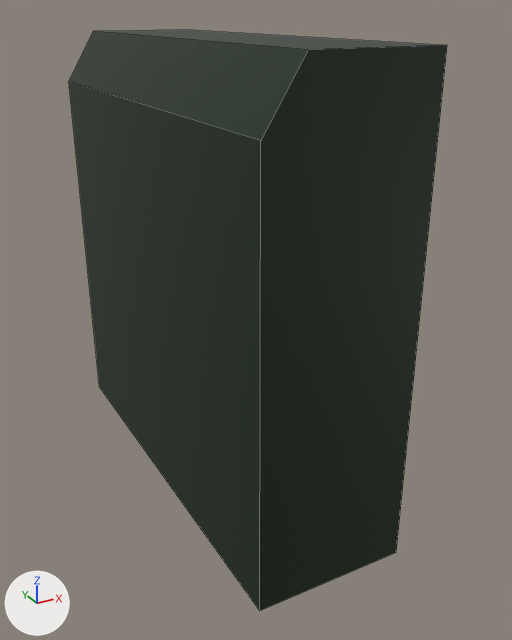
Before and after pictures for a commit that changed the Blender file platformer/assets/models/piston_frame.blend.
Rendered twice from a 50 mm camera at (-0.662, -1.39, 0.552) aimed at (0.052, -0.092, -0.097). The lights are fixed; the arrows at lower left show +X, +Y and +Z. Mesh edges are drawn as thin lines.

Script lines for the objects in view, before the commit:
```python
mat_material_001 = principled_material('Material.001')
mat_material_001.base_color = (0.00461, 0.0204, 0.00396)  # black #0f270d
me_cube_002 = bpy.data.meshes.new('Cube.002')
me_cube_002.from_pydata(...)  # 10 vertices, 7 faces; spans x -0.165..0.165, y -0.5..0.5, z -0.5..0.5
me_cube_002.materials.append(mat_material_001)  # black #0f270d
ob_cube = bpy.data.objects.new('Cube', me_cube_002)
ob_cube.location = (0.0, 0.0, 0.0)
```
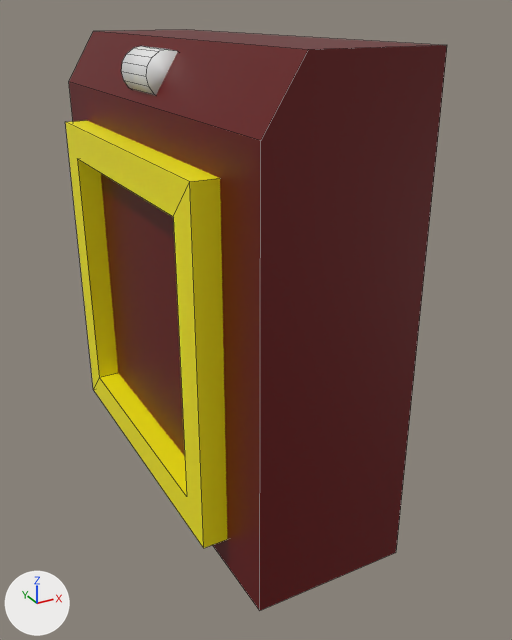
ob_cube_002 is not drawn itself; it is used by a modifier of ob_cube_001.

Boxes [x1, y1, x2, y2] around the edits, measured in the pictures (512 x 640 px):
'Cube', recoloured
    both: [69, 30, 447, 611]
'Cube.001', added (yellow)
    after: [65, 120, 227, 548]
'Cylinder', added
    after: [121, 46, 178, 95]

What changed in the scene script:
```text
Change mat_material_001:
    mat_material_001.base_color: (0.00461, 0.0204, 0.00396) -> (0.13, 0.0, 0.0)  # black #0f270d -> dark red #650000
Add mat_yellow:
    mat_yellow = principled_material('Yellow')
    mat_yellow.base_color = (1.0, 0.901, 0.0)  # yellow #fff400
Add me_cylinder:
    me_cylinder.from_pydata(...)  # a 16-sided cylinder along z spanning x -1.0..1.0, y -1.0..1.0, z -1.0..1.0
    me_cylinder.polygons.foreach_set('use_smooth', [True] * 18)
Add me_cube_001:
    me_cube_001.from_pydata(...)  # a box spanning x -1.0..1.0, y -1.0..1.0, z -1.0..1.0
Add me_cube:
    me_cube.from_pydata(...)  # a box spanning x -1.0..1.0, y -1.0..1.0, z -1.0..1.0
    me_cube.materials.append(mat_yellow)  # yellow #fff400
Add ob_cylinder:
    ob_cylinder = bpy.data.objects.new('Cylinder', me_cylinder)
    ob_cylinder.location = (-0.123, 0.0, 0.436)
    ob_cylinder.rotation_euler = (1.571, 0.0, 0.0)  # degrees (90, 0, 0)
    ob_cylinder.scale = (0.0464, 0.0464, 0.0703)
Add ob_cube_002:
    ob_cube_002 = bpy.data.objects.new('Cube.002', me_cube_001)
    ob_cube_002.location = (-0.161, 0.0, -0.0633)
    ob_cube_002.scale = (0.14, 0.291, 0.291)
    ob_cube_002.hide_set(True)
Add ob_cube_001:
    ob_cube_001 = bpy.data.objects.new('Cube.001', me_cube)
    ob_cube_001.location = (-0.161, 0.0, -0.063)
    ob_cube_001.scale = (0.0566, 0.366, 0.366)
    _m = ob_cube_001.modifiers.new('Boolean', 'BOOLEAN')
    _m.object = ob_cube_002
    _m.solver = 'FLOAT'
```
